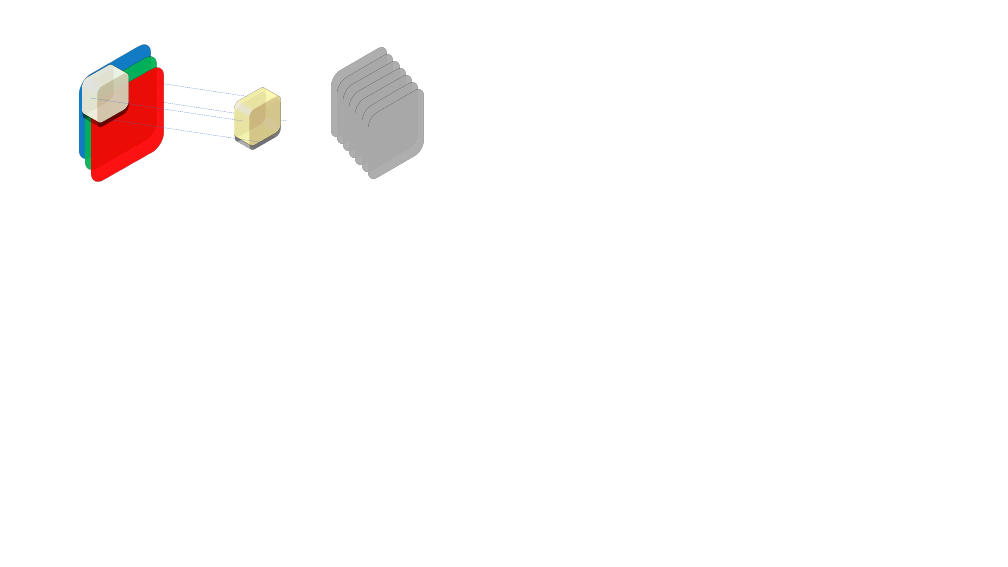
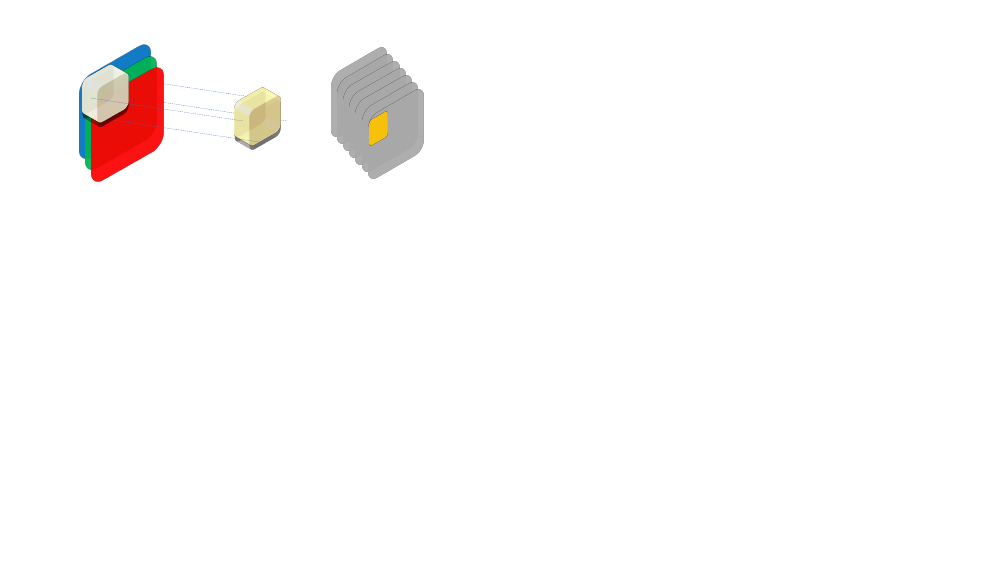
Before and after one commit to fccarvalho2/Deep-Learning, a slide deck: slide 3 of Figuras/Figuras.pptx. Drawn at 1008x567 pixels with LibreOffice and Linux fonts; fonts in the diff are those of the drawing. Boxes give left, top, right and bottom in pixels: in the first picture for what was removed or moved away, otherwise in the second. Text is boxed around its words. In the diff, an @@ line names an element or a change of style, - is before the commit and + after.

```diff
--- a/Figuras/Figuras.pptx
+++ b/Figuras/Figuras.pptx
@@ rounded rectangle added at (366,113,392,144), fill #FFC000 at 50% opacity, outline #595959 1 pt @@
```
Also in this commit, not shown: 2 slides added, 2 other files.
